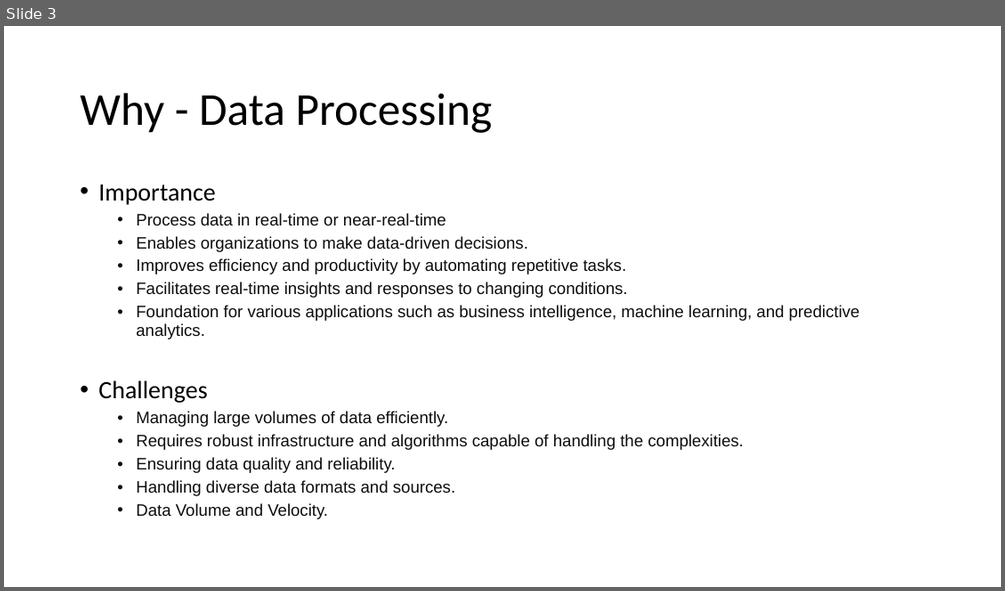
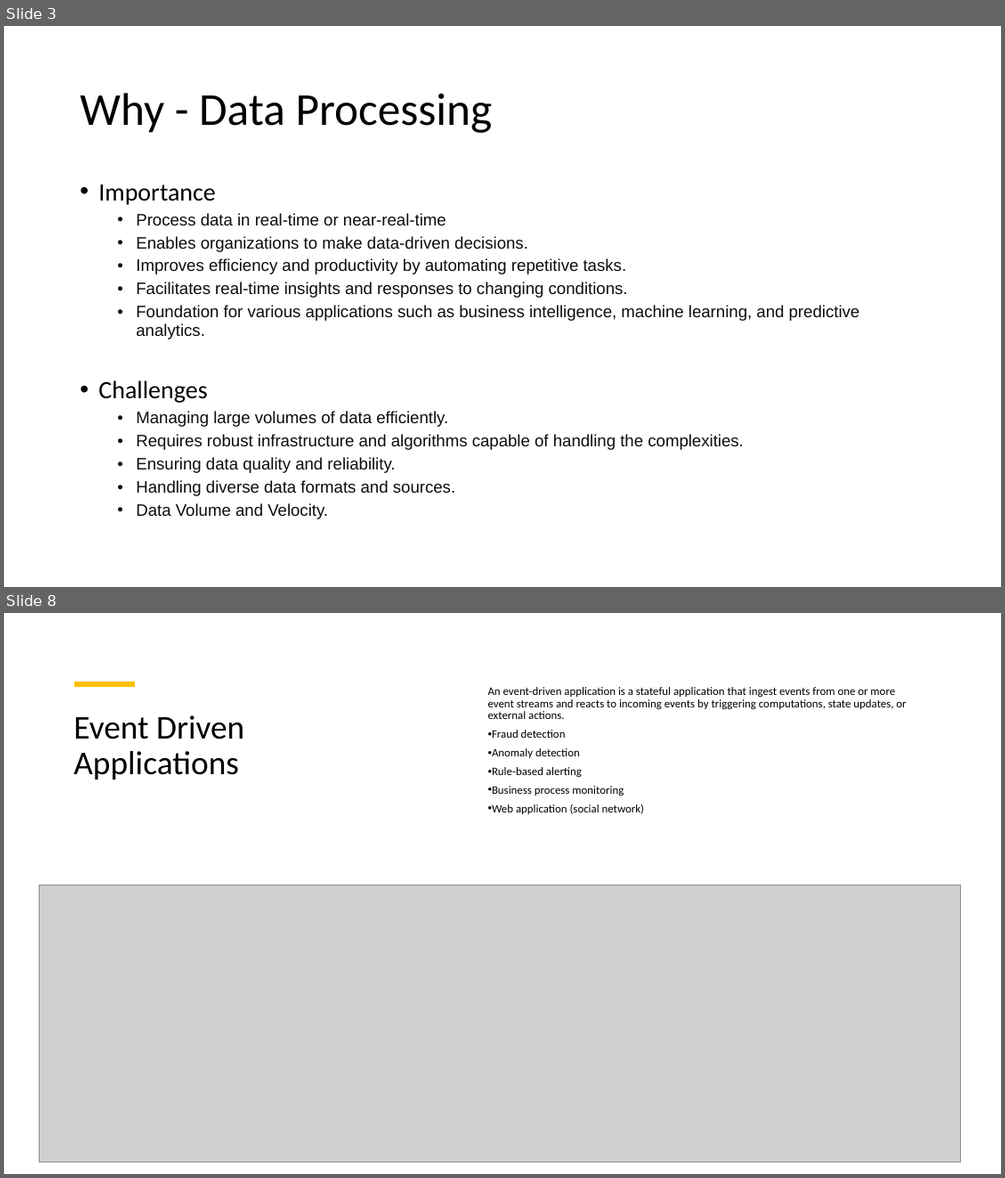
Before and after one commit to aprabhat/flink_demo, a slide deck: PPT/Apache_Flink.pptx. Shown one above the other, each under a label of ours: slide 3 before the commit, slides 3 and 8 after it; the slides between them are not shown. The pictures are 1005x591 and 1005x1178 pixels, drawn with LibreOffice and Linux fonts; fonts in the diff are those of the drawing; grey boxes stand for pictures. Boxes give left, top, right and bottom in pixels: in the first picture for what was removed or moved away, otherwise in the second. Text is boxed around its words. In the diff, an @@ line names an element or a change of style, - is before the commit and + after.

```diff
--- a/PPT/Apache_Flink.pptx
+++ b/PPT/Apache_Flink.pptx
@@ slide 8 added at [4, 613, 1001, 1174], background #FFFFFF @@
@@ line added from (75, 684) to (135, 684), #FFC000 4.5 pt @@
@@ text added at [488, 687, 906, 814], 11 pt, text #000000 @@
+An event-driven application is a stateful application that ingest events from one or more event streams and reacts to incoming events by triggering computations, state updates, or external actions.
+• Fraud detection
+• Anomaly detection
+• Rule-based alerting
+• Business process monitoring
+• Web application (social network)
@@ title added at [73, 715, 244, 779], 32 pt, text #000000 @@
+Event Driven Applications
@@ picture added at [39, 885, 961, 1162] @@
```
Also in this commit, not shown: 2 slides changed, 9 other slides added, 4 slides removed.
